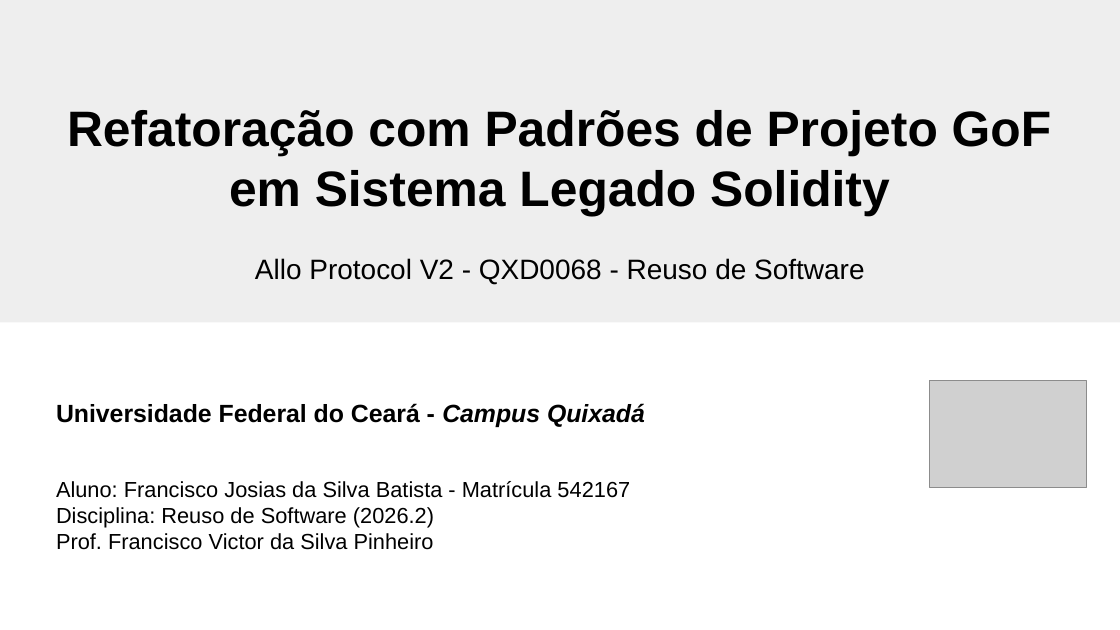
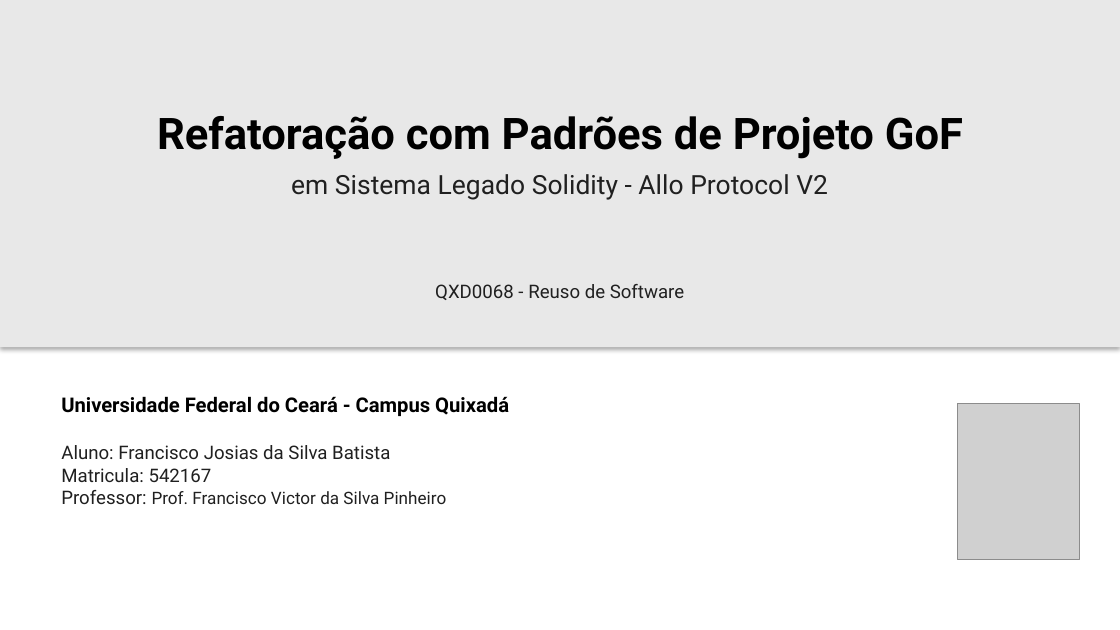
Before and after one commit to josiasdev/esufcqx, a slide deck: slide 1 of 10-semestre/reuso-software/Aula-18 - 14-10 - Apresentacao - do - trabalho 1 - refatoracao com padroes de projeto em sistema legado/Apresentacao_Allo_Protocol.pptx. Drawn at 1120x630 pixels with LibreOffice and Linux fonts; fonts in the diff are those of the drawing; grey boxes stand for pictures. Boxes give left, top, right and bottom in pixels: in the first picture for what was removed or moved away, otherwise in the second. Text is boxed around its words. In the diff, an @@ line names an element or a change of style, - is before the commit and + after.

```diff
--- a/10-semestre/reuso-software/Aula-18 - 14-10 - Apresentacao - do - trabalho 1 - refatoracao com padroes de projeto em sistema legado/Apresentacao_Allo_Protocol.pptx
+++ b/10-semestre/reuso-software/Aula-18 - 14-10 - Apresentacao - do - trabalho 1 - refatoracao com padroes de projeto em sistema legado/Apresentacao_Allo_Protocol.pptx
@@ rectangle resized from (x1=0, y1=0, x2=1120, y2=323) to (x1=0, y1=0, x2=1120, y2=347) @@
@@ rectangle at (x1=0, y1=0, x2=1120, y2=347): fill #EEEEEE to #E8E8E8; shadow on @@
@@ text "Refatoração com Padrões de Projeto ..." at (x1=157, y1=116, x2=963, y2=200): vertical alignment middle to top @@
@@ text at (x1=157, y1=116, x2=963, y2=200): text changed; size 32 to 17 pt; font Arial to Roboto; text colour #000000 to #202020; bold off @@
-Refatoração com Padrões de Projeto GoF em Sistema Legado Solidity
+Refatoração com Padrões de Projeto GoF
+em Sistema Legado Solidity - Allo Protocol V2
@@ text "QXD0068 - Reuso de Software" at (x1=435, y1=284, x2=684, y2=300): vertical alignment middle to top @@
@@ text at (x1=435, y1=284, x2=684, y2=300): text changed; size 18 to 12 pt; font Arial to Roboto; text colour #000000 to #202020 @@
-Allo Protocol V2 - QXD0068 - Reuso de Software
+QXD0068 - Reuso de Software
@@ picture removed at (x1=930, y1=381, x2=1086, y2=487) @@
@@ text removed at (x1=56, y1=403, x2=645, y2=427) @@
-Universidade Federal do Ceará - Campus Quixadá
@@ text at (x1=61, y1=396, x2=509, y2=504): text changed; size 14 to 12 pt; font Arial to Roboto; text colour #000000 to #202020 @@
-Aluno: Francisco Josias da Silva Batista - Matrícula 542167
-Disciplina: Reuso de Software (2026.2)
-Prof. Francisco Victor da Silva Pinheiro
+Universidade Federal do Ceará - Campus Quixadá
+Aluno: Francisco Josias da Silva Batista
+Matricula: 542167
+Professor: Prof. Francisco Victor da Silva Pinheiro
@@ picture added at (x1=958, y1=403, x2=1080, y2=560) @@
```
Also in this commit, not shown: 4 other slides changed, 7 slides added, 6 slides removed, 1 other file.
